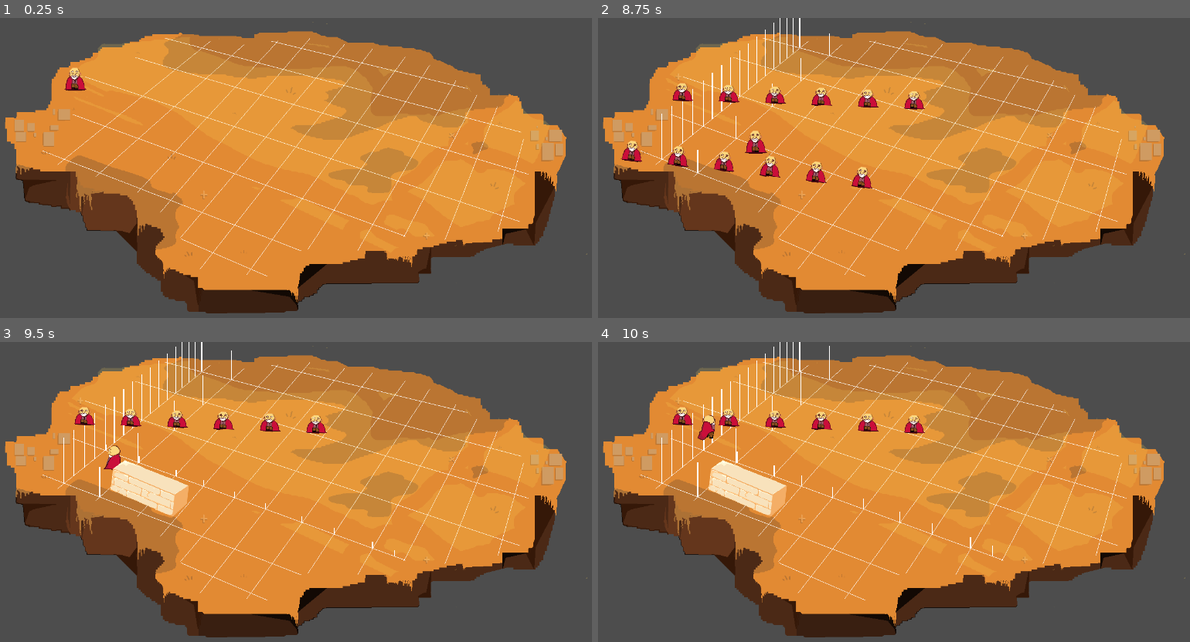
Above: before the commit, frames 1-4 (two rows, left to right).
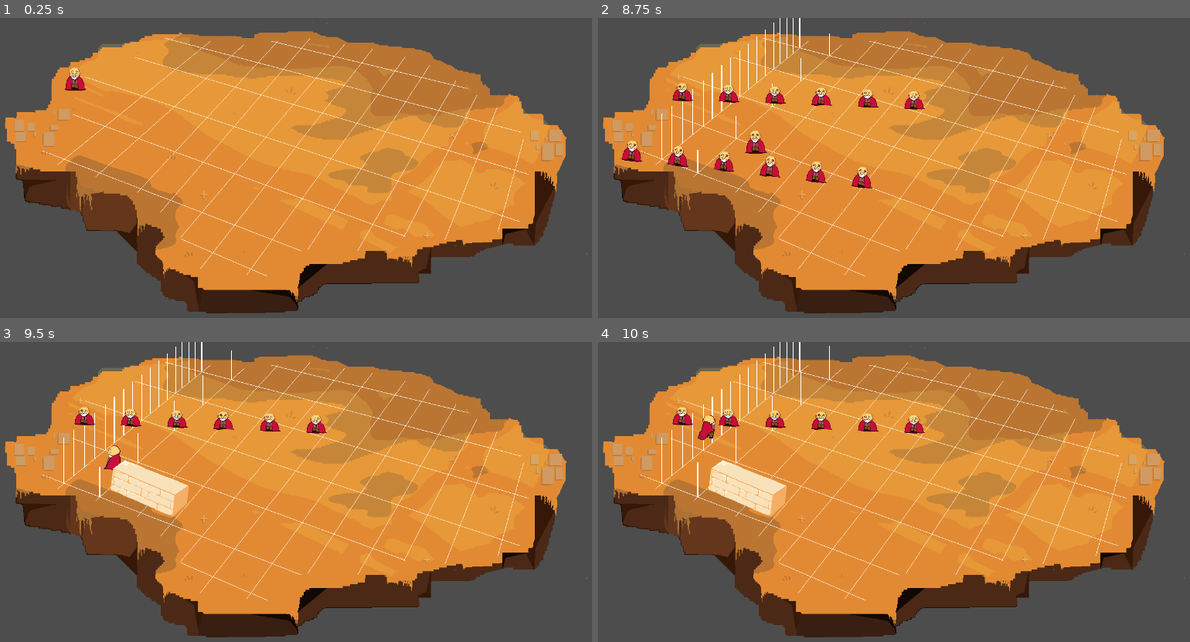
Above: after the commit, the same moments.

Repository: anishfish2/Chillenium25
Game: Godot game, scene res://scenes/level_1.tscn
The game is run twice, just before and just after one commit, with the same random seed, the same clock (stepped at 60 frames per second) and the same inputs.
Inputs:
- Up to frame 1 (0.25 s): no input
- Up to frame 2 (8.75 s): tap Enter at 0.5 s; hold D (ui_right) 0.53-1.28 s; tap Space (ui_select) at 0.77, 1.52, 3.02, 3.77, 4.52, 6.02, 6.77, 7.52 s; hold S (ui_down) 1.28-2.03 s; hold D (ui_right) 2.03-2.78 s; hold W (ui_up) 2.78-3.53 s; hold A (ui_left) 3.53-5.03 s; hold S (ui_down) 5.03-5.78 s; hold D (ui_right) 5.78-6.53 s; hold W (ui_up) 6.53-7.28 s; hold D (ui_right) 7.28-8.03 s; hold S (ui_down) from 8.03 s (still down)
- Up to frame 3 (9.5 s): release S (ui_down) at 8.78 s; hold A (ui_left) from 8.78 s (still down); tap Space (ui_select) at 9.02 s
- Up to frame 4 (10 s): release A (ui_left) at 9.53 s; hold W (ui_up) from 9.53 s (still down); tap Space (ui_select) at 9.77 s

Frames 1-2 are identical in both runs. In frame 3, less than 0.1% of the frame differs, in the area x 17-67%, y 34-72%; in frame 4, less than 0.1%, in the area x 17-67%, y 32-72%.

Commit message:
updated after corruption

Diff:
--- a/scenes/Wall.tscn
+++ b/scenes/Wall.tscn
@@ -57,7 +57,6 @@
 
 [node name="CollisionPolygon2D" type="CollisionPolygon2D" parent="cane_range"]
 visible = false
-scale = Vector2(1, 1)
 polygon = PackedVector2Array(-11, -5.00846, -4, -8.01354, 10, -3.00508, 10, 3.00508, 5, 9.01523, -11, 3.00508)
 
 [connection signal="timeout" from="CooldownTimer" to="." method="_on_cooldown_timer_timeout"]
--- a/scenes/player.tscn
+++ b/scenes/player.tscn
@@ -8,23 +8,6 @@
 
 [sub_resource type="RectangleShape2D" id="RectangleShape2D_nulvq"]
 size = Vector2(15, 10)
-
-[sub_resource type="Animation" id="Animation_ti713"]
-resource_name = "foward_walk"
-length = 0.6
-loop_mode = 1
-tracks/0/type = "value"
-tracks/0/imported = false
-tracks/0/enabled = true
-tracks/0/path = NodePath("forward:frame")
-tracks/0/interp = 1
-tracks/0/loop_wrap = true
-tracks/0/keys = {
-"times": PackedFloat32Array(0, 0.1, 0.2, 0.3, 0.4, 0.5),
-"transitions": PackedFloat32Array(1, 1, 1, 1, 1, 1),
-"update": 1,
-"values": [0, 1, 2, 3, 4, 5]
-}
 
 [sub_resource type="Animation" id="Animation_0s6xp"]
 length = 0.001
@@ -91,6 +74,23 @@
 "transitions": PackedFloat32Array(1, 1, 1, 1, 1, 1, 1, 1),
 "update": 1,
 "values": [0, 1, 2, 3, 4, 5, 6, 7]
+}
+
+[sub_resource type="Animation" id="Animation_ti713"]
+resource_name = "foward_walk"
+length = 0.6
+loop_mode = 1
+tracks/0/type = "value"
+tracks/0/imported = false
+tracks/0/enabled = true
+tracks/0/path = NodePath("forward:frame")
+tracks/0/interp = 1
+tracks/0/loop_wrap = true
+tracks/0/keys = {
+"times": PackedFloat32Array(0, 0.1, 0.2, 0.3, 0.4, 0.5),
+"transitions": PackedFloat32Array(1, 1, 1, 1, 1, 1),
+"update": 1,
+"values": [0, 1, 2, 3, 4, 5]
 }
 
 [sub_resource type="Animation" id="Animation_1n646"]
--- a/scripts/line.gd
+++ b/scripts/line.gd
@@ -33,6 +33,19 @@
 	animation_played = true
 	set_process(false)
 
+func reverse_animation() -> void:
+	# Start processing to trigger redraws during the tween.
+	set_process(true)
+	var tween = create_tween()
+	tween.tween_property(self, "current_height", 0.0, duration) \
+		.set_trans(Tween.TRANS_LINEAR) \
+		.set_ease(Tween.EASE_IN_OUT)
+	tween.connect("finished", Callable(self, "_on_reverse_tween_finished"))
+
+func _on_reverse_tween_finished() -> void:
+	# Optionally, you can reset animation_played or perform other actions here.
+	set_process(false)
+
 func _process(delta: float) -> void:
 	queue_redraw()
 
--- a/scripts/raising_planes.gd
+++ b/scripts/raising_planes.gd
@@ -14,7 +14,6 @@
 		wall.connect("flash_triggered", Callable(self, "_on_wall_flash_triggered"))
 
 func _on_wall_flash_triggered(target_offset: float, flash_duration: float, left_col: float, right_col: float, top_row: float, bottom_row: float, side: float) -> void:
-	print(' asfasdf got here')
 	var value = set_points(target_offset, flash_duration, left_col, right_col, top_row, bottom_row, side)
 	var global_pointA = value[0]
 	var global_pointB = value[1]
@@ -23,7 +22,6 @@
 
 	var pointA = global_pointA
 	var pointB = global_pointB
-	print(pointA, " ", pointB)
 	for x_val in x_coords:
 		# Calculate t from 0 to 1. Assumes pointB.x != pointA.x.
 		var t: float = (x_val - pointA.x) / (pointB.x - pointA.x)
@@ -36,41 +34,31 @@
 
 		marker.set_base_data(base_point, marker_target_height, marker_duration)
 		# Add the marker to the scene.
-		if x_val in keep:
-			keep_lines.append(marker)
-		else:
-			marker_lines.append(marker)
+		marker_lines.append(marker)
 
 # A list of x coordinates at which to spawn markers.
 var x_coords: Array = [150, 175, 200, 250, 300, 350, 400]
 
 # Keep a reference to each marker for later filtering.
 var marker_lines: Array = []
-var keep_lines: Array = []
 
 # This function shows only those markers whose base x coordinate lies within [min_x, max_x].
-func filter_markers(min_x: float, max_x: float, min_y: float, max_y: float) -> void:
-	for marker in keep_lines:
-		if marker.base_position.x >= min_x - 20 and marker.base_position.x <= max_x + 20 and marker.base_position.y >= min_y - 20 and marker.base_position.y <= max_y + 20:
-			marker.visible = true
-		else:
-			marker.visible = false
+func filter_markers() -> void:
+	for marker in marker_lines:
+		marker.reverse_animation()
 
 
 var pointA: Vector2 = Vector2(100, 100)
 var pointB: Vector2 = Vector2(100, 100)
 
 func set_points(target_offset: float, flash_duration: float, left_col: float, right_col: float, top_row: float, bottom_row: float, side: float):
-	print(side)
 	if side == 1 or side == 2:
 		var main = null
 		if side == 1:
 			main = left_col
 		else:
 			main = right_col
-		print("main ", main)
 		if main == 0:
-			print("left or right col is 0")
 			pointB = Vector2(450, 64)
 			pointA = Vector2(153, 307)
 			x_coords = [152, 174.5, 197, 219.5, 242,
@@ -84,7 +72,6 @@
 					keep.append(coord)
 			return [pointA, pointB, x_coords, keep]
 		if main == 1:
-			print("left or right col is 1")
 			pointB = Vector2(514, 82)
 			pointA = Vector2(230, 334)
 			x_coords = [229, 312, 391, 453, 514]
@@ -94,7 +81,6 @@
 					keep.append(coord)
 			return [pointA, pointB, x_coords, keep]
 		if main == 2:
-			print("left or right col is 2")
 
 			pointB = Vector2(613, 54)
 			pointA = Vector2(319, 369)
@@ -191,7 +177,6 @@
 
 
 	if side == 3 or side == 4:
-		print(side)
 		var main = null
 		if side == 3:
 			main = top_row
--- a/scripts/wall.gd
+++ b/scripts/wall.gd
@@ -27,7 +27,6 @@
 		return  # Exit if we're still in cooldown.
 	can_register_hit = false
 	var direction = get_relative_direction(collision_point)
-	print('got here asdf')
 	flash_wall()
 	$CooldownTimer.start()
 	emit_signal("flash_triggered", 200.0, flash_duration, left_col, right_col, bottom_row, top_row, direction)
@@ -52,8 +51,9 @@
 
 		if right_status + left_status + bottom_status + top_status == 4 and status < 2:
 			var planes_raising = get_parent().get_node("RaisingPlanes")
-			#if planes_raising:
-				#planes_raising.filter_markers()
+			if planes_raising:
+				planes_raising.filter_markers()
+			print("upgraded")
 			status = 1
 
 func get_min_player_y(animated_sprite: AnimatedSprite2D):
@@ -82,25 +82,33 @@
 
 
 func get_relative_direction(point: Vector2) -> int:
-	var diff: Vector2 = point - global_position  # Calculate vector from wall center to collision point.
+	# Calculate vector from the wall center to the collision point.
+	var diff: Vector2 = point - global_position
+	# Compute the angle (in degrees) of the diff vector.
+	var angle_deg: float = rad_to_deg(atan2(diff.y, diff.x))
+	if angle_deg < 0:
+		angle_deg += 360  # Normalize angle to the range [0, 360)
 
-	# Check the horizontal direction.
-	if diff.x < 0:
-		# The collision point is to the left of the wall.
-		if diff.y < 0:
-			left_status = 1
-			return 1  # Top Left
-		else:
-			bottom_status = 1
-			return 3 # Bottom Left
-	else:
-		# The collision point is to the right of the wall.
-		if diff.y < 0:
-			top_status = 1
-			return 4 # Top Right
-		else:
-			right_status = 1
-			return 2  # Bottom Right
+	# Check each region based on the boundary angles:
+	# Region for "Right" (classification 2): between (8,2) and (6,-6).
+	# That is: angle >= 315° or angle < 14.036°.
+	if angle_deg >= 315 or angle_deg < 14.036:
+		top_status = 1
+		return 4
+
+	# Region for "Top" (classification 4): between (8,2) and (-6,6) i.e., 14.036° to 135°.
+	elif angle_deg >= 14.036 and angle_deg < 135:
+		right_status = 1
+		return 2
+	# Region for "Left" (classification 1): between (-6,6) and (-8,-1) i.e., 135° to 187.125°.
+	elif angle_deg >= 135 and angle_deg < 187.125:
+		bottom_status = 1
+		return 3
+	# Region for "Bottom" (classification 3): between (-8,-1) and (6,-6) i.e., 187.125° to 315°.
+	elif angle_deg >= 187.125 and angle_deg < 315:
+		left_status = 1
+		return 1
+	return	 0  # Fallback (should not be reached if all cases are covered).
 
 
 func _on_cooldown_timer_timeout() -> void:
